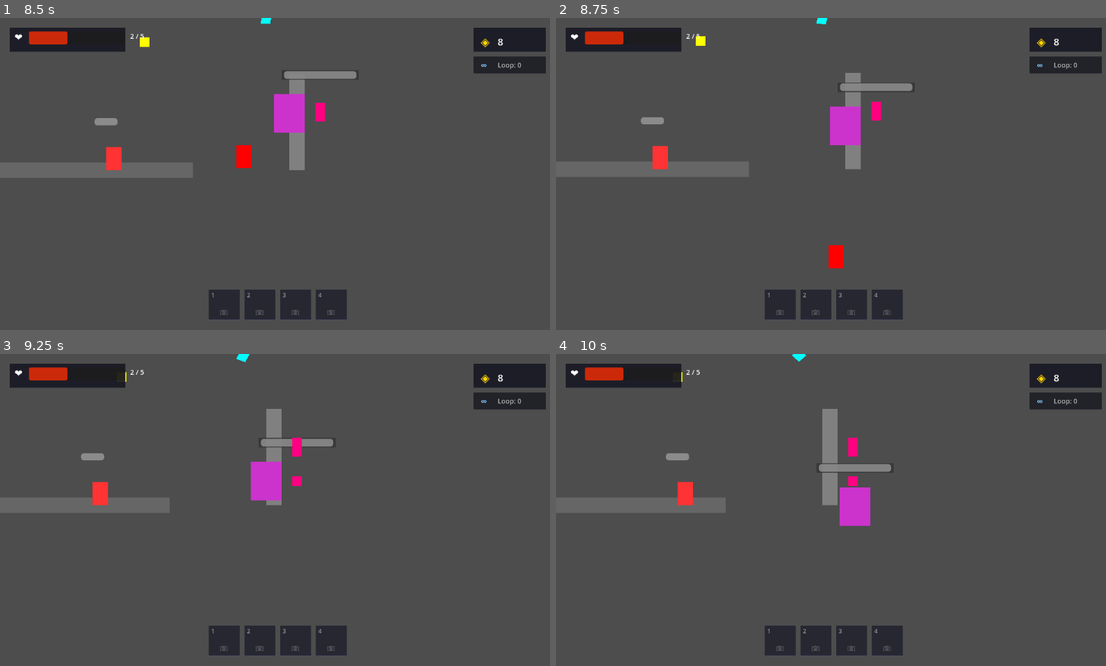
Above: before the commit, frames 1-4 (two rows, left to right).
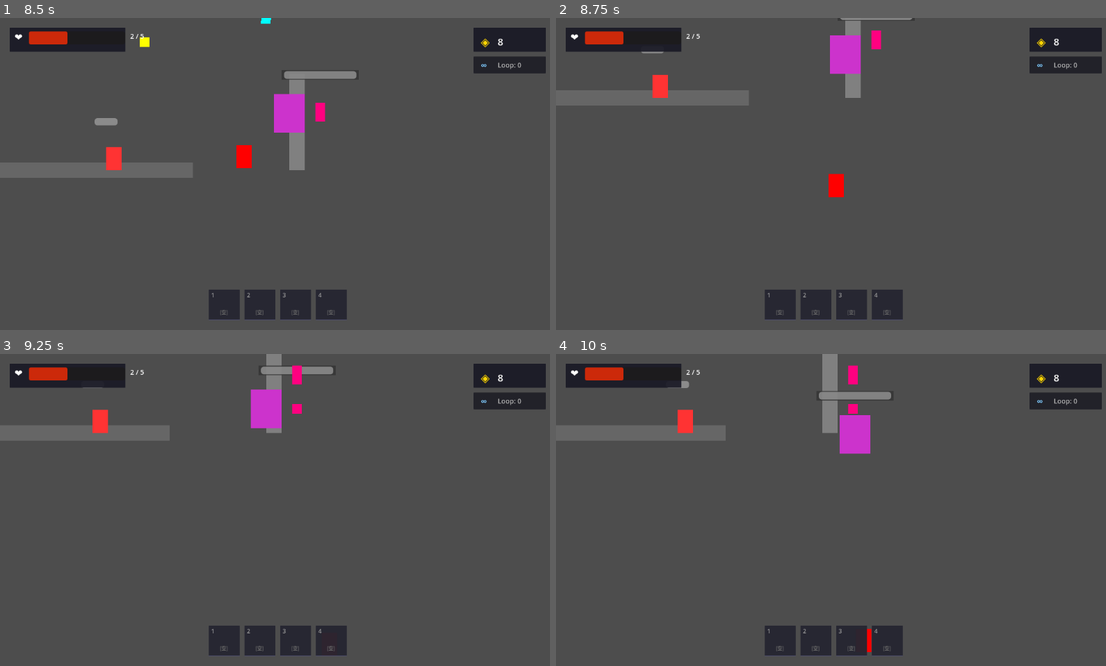
Above: after the commit, the same moments.

Repository: qq554597352/infinity-exe
Game: Godot game, scene res://scenes/levels/test_level.tscn
The game is run twice, just before and just after one commit, with the same random seed, the same clock (stepped at 60 frames per second) and the same inputs. This scene is started directly instead of the project's main scene.
Inputs:
- Up to frame 1 (8.5 s): hold D (move_right) 0.53-2.03 s; tap J (attack) every 1.5 s from 0.6 to 8.1 s; tap Space (jump) at 0.77, 1.52, 3.02, 3.77, 4.52, 6.02, 6.77, 7.52 s; tap E (grapple) every 1.5 s from 1.35 to 7.35 s; hold A (move_left) 2.03-2.78 s; hold D (move_right) 2.78-4.28 s; hold A (move_left) 4.28-5.03 s; hold D (move_right) 5.03-5.78 s; hold A (move_left) 5.78-7.28 s; hold D (move_right) from 7.28 s (still down)
- Up to frame 2 (8.75 s): keep holding D (move_right)
- Up to frame 3 (9.25 s): keep holding D (move_right); tap E (grapple) at 8.85 s; tap Space (jump) at 9.02 s
- Up to frame 4 (10 s): release D (move_right) at 9.53 s; hold A (move_left) from 9.53 s (still down); tap J (attack) at 9.6 s; tap Space (jump) at 9.77 s

Frame 1 is identical in both runs. In frame 2, 6.7% of the frame differs, in the area x 0-65%, y 0-81%; in frame 3, 6.1%; in frame 4, 6.6%.

Commit message:
fix: Adjust floor positions and camera limits
Floor collision fix:
- Floor1/Floor2 moved from y=580 to y=610
- Player was spawning inside floor collision (y=550 vs floor top y=564)
- Now player properly lands on floor after spawning

Camera adjustments:
- Camera bottom limit increased from 650 to 800
- Background extended to match larger viewport
- Player should now be visible in upper portion of screen

Diff:
--- a/scenes/levels/main_level.tscn
+++ b/scenes/levels/main_level.tscn
@@ -55,7 +55,7 @@
 offset_left = -600.0
 offset_top = -50.0
 offset_right = 600.0
-offset_bottom = 650.0
+offset_bottom = 850.0
 grow_horizontal = 2
 grow_vertical = 2
 color = Color(0.08, 0.08, 0.12, 1)
@@ -68,7 +68,7 @@
 
 # 地面1 - 左侧起始区
 [node name="Floor1" type="StaticBody2D" parent="."]
-position = Vector2(0, 580)
+position = Vector2(0, 610)
 collision_layer = 1
 collision_mask = 0
 
@@ -84,7 +84,7 @@
 
 # 地面2 - 右侧区
 [node name="Floor2" type="StaticBody2D" parent="."]
-position = Vector2(600, 580)
+position = Vector2(600, 610)
 collision_layer = 1
 collision_mask = 0
 
--- a/scenes/player/player.tscn
+++ b/scenes/player/player.tscn
@@ -20,7 +20,7 @@
 limit_left = 0
 limit_top = 0
 limit_right = 1200
-limit_bottom = 650
+limit_bottom = 800
 smoothing_enabled = true
 
 [node name="ColorRect" type="ColorRect" parent="."]
